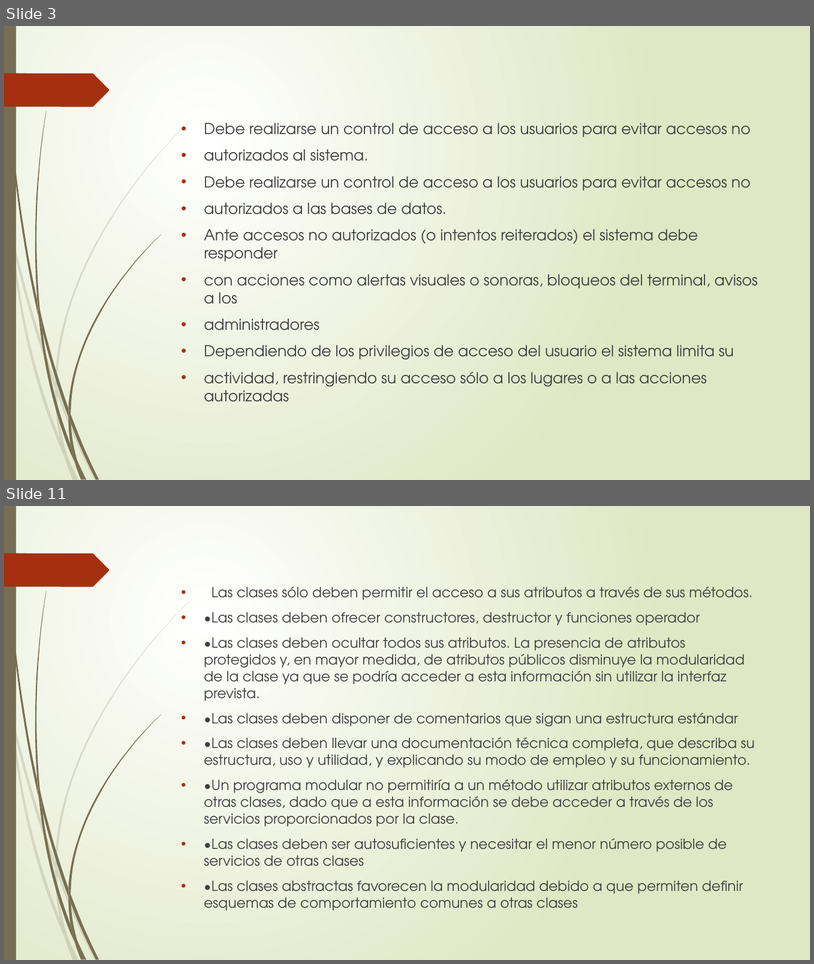
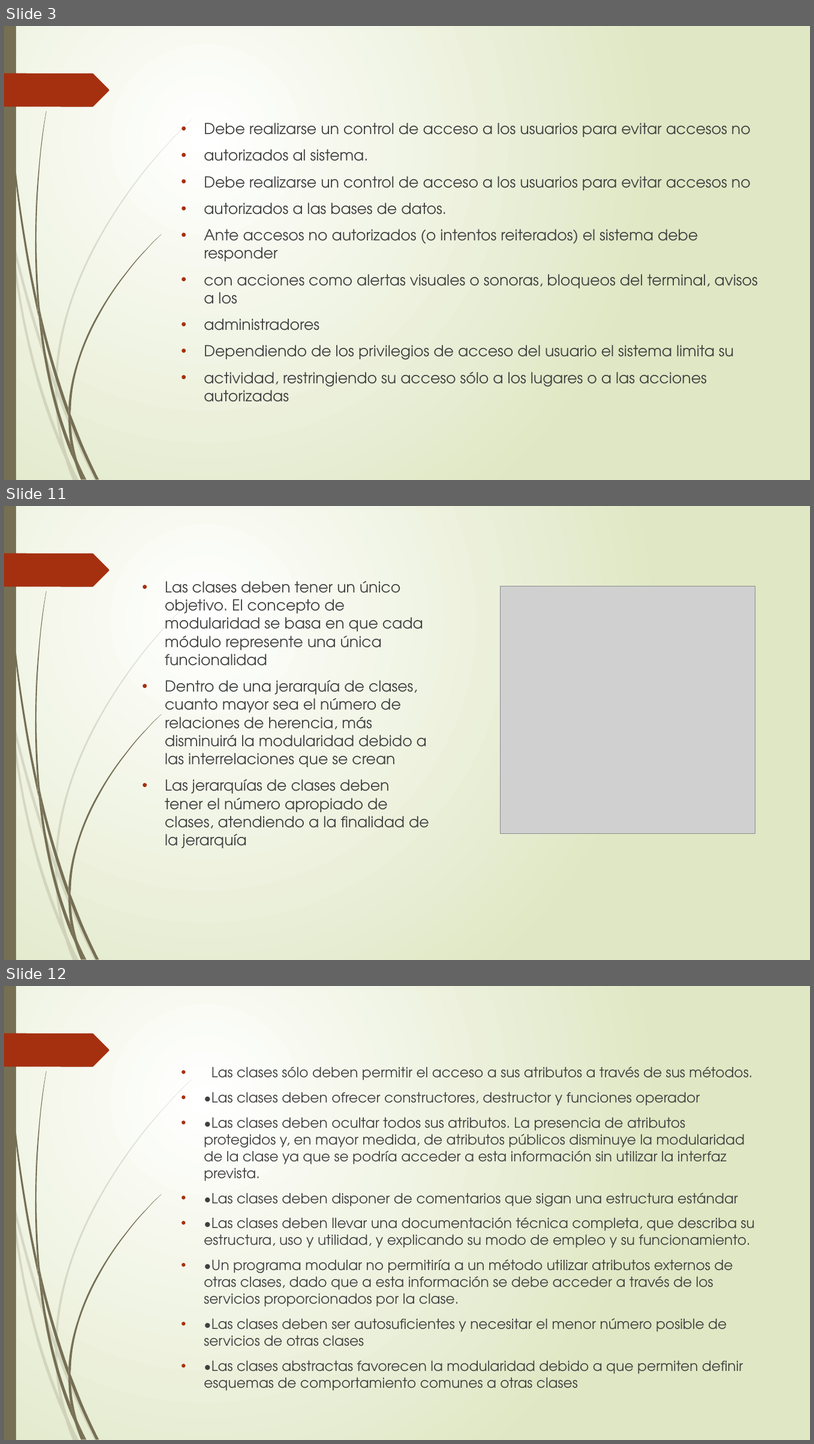
Before and after one commit to andreshiguitaperez/The-diVines, a slide deck: Documentos/RNF.pptx. Shown one above the other, each under a label of ours: slides 3 and 11 before the commit, slides 3, 11 and 12 after it; the slides between them are not shown. The pictures are 814x964 and 814x1444 pixels, drawn with LibreOffice and Linux fonts; fonts in the diff are those of the drawing; grey boxes stand for pictures. Boxes give left, top, right and bottom in pixels: in the first picture for what was removed or moved away, otherwise in the second. Text is boxed around its words. In the diff, an @@ line names an element or a change of style, - is before the commit and + after.

```diff
--- a/Documentos/RNF.pptx
+++ b/Documentos/RNF.pptx
@@ slide 11 added at <box>4,506,810,960</box>, background gradient #FFFFFF to #DFE8C4; not listed: 24 template elements that a slide beside it also shows @@
@@ text added at <box>165,581,429,848</box>, 18 pt, text #404040 @@
+• Las clases deben tener un único objetivo. El concepto de modularidad se basa en que cada módulo represente una única funcionalidad
+• Dentro de una jerarquía de clases, cuanto mayor sea el número de relaciones de herencia, más disminuirá la modularidad debido a las interrelaciones que se crean
+• Las jerarquías de clases deben tener el número apropiado de clases, atendiendo a la finalidad de la jerarquía
@@ picture added at <box>501,586,756,833</box> @@
@@ what was slide 11 is now slide 12 @@
```
Also in this commit, not shown: 7 slides changed, 2 other slides added.
